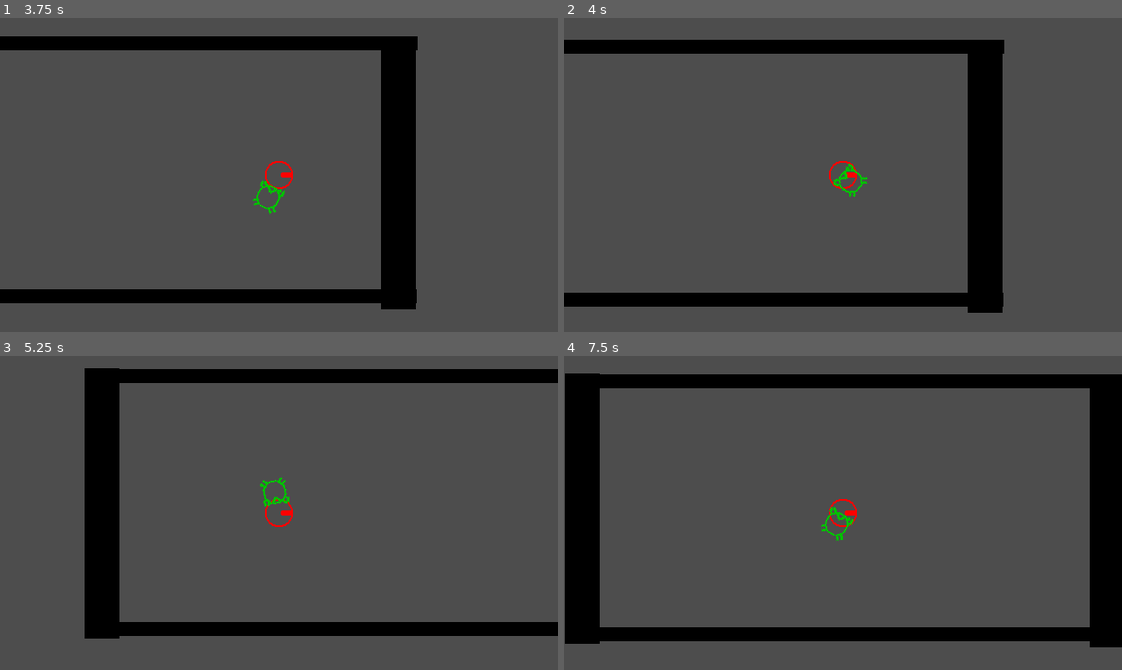
Above: before the commit, frames 1-4 (two rows, left to right).
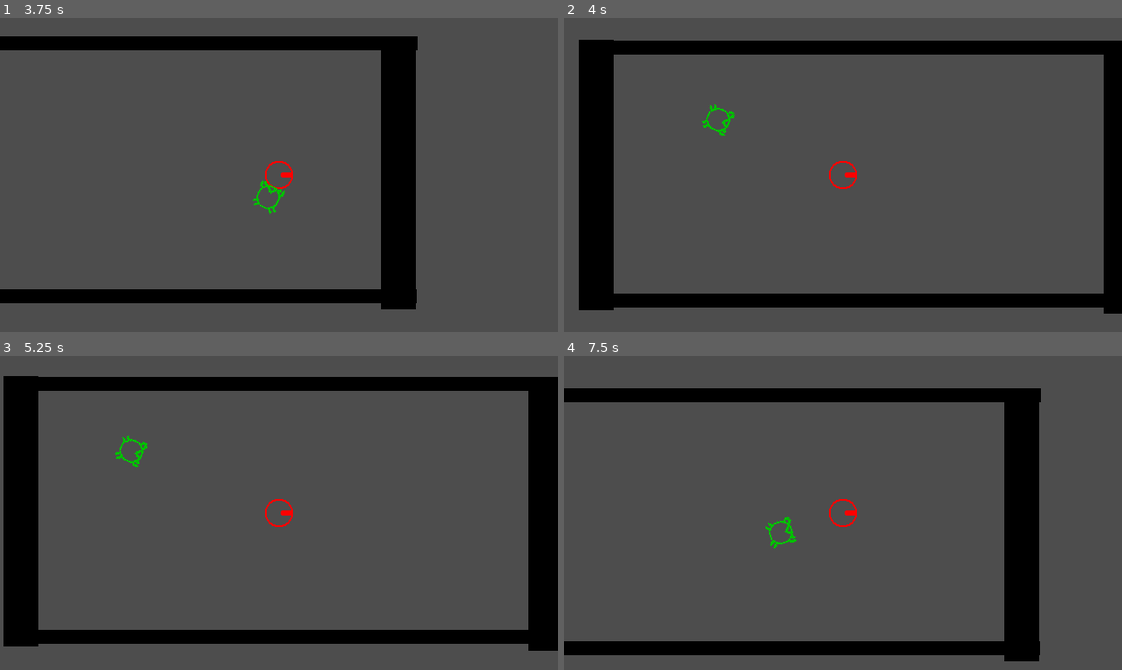
Above: after the commit, the same moments.

Repository: captaindecoy/maze
Game: Godot game, scene res://scenes/node_2d.tscn
Two runs of this game, one before a commit and one after it. Both use one fixed random seed, a clock stepped at 60 frames per second and the inputs below.
Inputs (mouse positions are in pixels of both pictures, inside the frame that each line leads up to):
- Up to frame 1 (3.75 s): move the mouse to (401, 159) at 0.52 s; hold Right (move_right) 0.53-1.28 s; click (401, 159) at 0.67 s; move the mouse to (167, 190) at 1.27 s; hold Down (move_down) 1.28-2.03 s; move the mouse to (334, 105) at 2.02 s; hold Right (move_right) 2.03-2.78 s; move the mouse to (251, 237) at 2.77 s; hold Up (move_up) 2.78-3.53 s; click (251, 237) at 2.92 s; move the mouse to (446, 222) at 3.52 s; hold Left (move_left) from 3.53 s (still down)
- Up to frame 2 (4 s): keep holding Left (move_left)
- Up to frame 3 (5.25 s): tap R (restart) at 4.15 s; move the mouse to (111, 465) at 4.27 s; move the mouse to (306, 513) at 5.02 s; release Left (move_left) at 5.03 s; hold Down (move_down) from 5.03 s (still down); click (306, 513) at 5.17 s
- Up to frame 4 (7.5 s): move the mouse to (759, 434) at 5.77 s; release Down (move_down) at 5.78 s; hold Right (move_right) 5.78-6.53 s; move the mouse to (965, 497) at 6.52 s; hold Up (move_up) 6.53-7.28 s; move the mouse to (731, 528) at 7.27 s; hold Right (move_right) from 7.28 s (still down); click (731, 528) at 7.42 s

Frame 1 is identical in both runs. In frame 2, 15% of the frame differs, in the area x 0-100%, y 6-95%; in frame 3, 23%; in frame 4, 30%, in the area x 0-100%, y 5-98%.

Commit message:
- Baddie01 type changed from CharacterBody2D to Area2D - Baddie01 can now collide and kill player, triggers restart

Diff:
--- a/scenes/baddie_01.gd
+++ b/scenes/baddie_01.gd
@@ -1,4 +1,4 @@
-extends CharacterBody2D
+extends Area2D
 
 @export var PlayerNodePath : NodePath
 @export var speed: int = 100
@@ -11,3 +11,9 @@
 
 func die():
 	queue_free()
+
+
+func _on_body_entered(body):
+	print(body.name)
+	body.die()
+	pass # Replace with function body.
--- a/scenes/baddie_01.tscn
+++ b/scenes/baddie_01.tscn
@@ -5,7 +5,8 @@
 
 [sub_resource type="CircleShape2D" id="CircleShape2D_xw74y"]
 
-[node name="Baddie01" type="CharacterBody2D"]
+[node name="Baddie01" type="Area2D"]
+collision_mask = 32769
 script = ExtResource("1_0yug3")
 
 [node name="Sprite2D" type="Sprite2D" parent="."]
@@ -15,3 +16,5 @@
 scale = Vector2(1.3, 1.3)
 shape = SubResource("CircleShape2D_xw74y")
 debug_color = Color(0, 0.6, 0.701961, 0.419608)
+
+[connection signal="body_entered" from="." to="." method="_on_body_entered"]
--- a/scenes/bullet.tscn
+++ b/scenes/bullet.tscn
@@ -20,4 +20,5 @@
 rotation = 1.5708
 shape = SubResource("CapsuleShape2D_noc31")
 
+[connection signal="area_entered" from="BulletArea2D" to="BulletArea2D" method="_on_area_entered"]
 [connection signal="body_entered" from="BulletArea2D" to="BulletArea2D" method="_on_body_entered"]
--- a/scripts/BulletRigidBody2D.gd
+++ b/scripts/BulletRigidBody2D.gd
@@ -11,7 +11,14 @@
 	position += transform.x * speed * delta
 
 func _on_body_entered(body):
-	#print(body.name)
+	print(body.name)
 	if body.name == "Baddie01":
 		body.die()
 	queue_free()
+
+
+func _on_area_entered(area):
+	print(area.name)
+	if area.name == "Baddie01":
+		area.die()
+	pass # Replace with function body.
--- a/scripts/Player2.gd
+++ b/scripts/Player2.gd
@@ -51,4 +51,13 @@
 		velocity = velocity.lerp(direction.normalized() * speed, acceleration)
 	else:
 		velocity = velocity.lerp(Vector2.ZERO, friction)
+
 	move_and_slide()
+
+func die():
+	get_tree().reload_current_scene()
+	#var restart_event = InputEventAction.new()
+	#restart_event.action = "restart"
+	#restart_event.pressed = true
+	#Input.parse_input_event(restart_event)
+	#queue_free()
